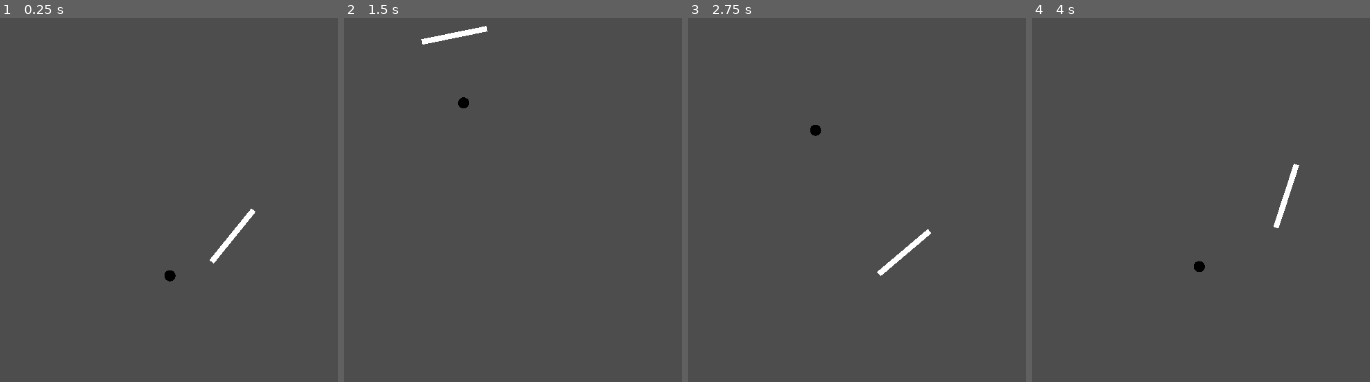
Above: before the commit, frames 1-4 (left to right).
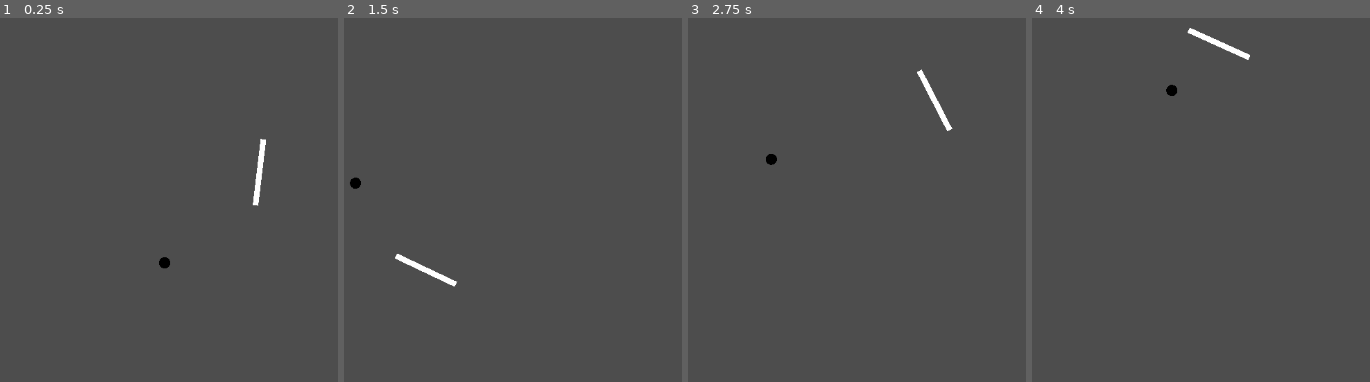
Above: after the commit, the same moments.

Repository: Binh2/godot-ping-pong-alone
Game: Godot game, scene res://main.tscn
The game is run twice, just before and just after one commit, with the same random seed, the same clock (stepped at 60 frames per second) and the same inputs.
Inputs (mouse positions are in pixels of both pictures, inside the frame that each line leads up to):
- Up to frame 1 (0.25 s): no input
- Up to frame 2 (1.5 s): move the mouse to (654, 134) at 0.52 s; move the mouse to (outside the picture) at 1.27 s
- Up to frame 3 (2.75 s): move the mouse to (904, 58) at 2.02 s
- Up to frame 4 (4 s): move the mouse to (1126, 247) at 2.77 s; move the mouse to (outside the picture) at 3.52 s

The runs differ from the first frame. In frame 1, 0.8% of the frame differs, in the area x 47-79%, y 33-73%; in frame 2, 0.8%; in frame 3, 0.8%; in frame 4, 0.8%.

Commit message:
Make auto play more interesting and remove minor bugs/warnings

Diff:
--- a/auto_play.gd
+++ b/auto_play.gd
@@ -4,6 +4,6 @@
 @export var is_auto_play: bool = true
 var auto_play_angle: float = 0:
 	set(value):
-		#auto_play_angle = value + randf_range(-0.26625, 0.26625) # arctan(6/22)
+		auto_play_angle = value + randf_range(-0.26625, 0.26625) # arctan(6/22)
 		#auto_play_angle = value + 0.2662
-		auto_play_angle = value
+		#auto_play_angle = value
--- a/ball.gd
+++ b/ball.gd
@@ -4,14 +4,15 @@
 var direction: Vector2
 
 @export var speed = 100
-var circle_radius = 8
+var ball_radius = 8
 var circle_color = Color.BLACK
 var is_recently_touch = false
-var timeout_time = 0.1
+var timeout_time = 0.05
+var prev_ball_position
 
 
 func _draw() -> void:
-	draw_circle(Vector2.ZERO, circle_radius, circle_color)
+	draw_circle(Vector2.ZERO, ball_radius, circle_color)
 
 
 func _ready() -> void:
@@ -29,13 +30,23 @@
 	return Vector2(cos(angle), sin(angle))
 
 
+func predict_next_ball_position() -> Vector2:
+	var direction_with_magnitude = direction.dot(center - prev_ball_position) * direction * 2 # vector point from prev_ball_position to next_ball_position
+	return prev_ball_position + direction_with_magnitude
+
 func _on_area_2d_body_entered(body: Node2D) -> void:
 	if body.is_in_group("Player"):
 		if !is_recently_touch:
 			var normal_vector = get_unit_vector(PlayerVariables.angle)
 			direction = direction - 2 * direction.dot(normal_vector) * normal_vector
-			print("Collide")
-			AutoPlay.auto_play_angle = direction.angle()
+			print("Collided")
+
+			prev_ball_position = position
+			var next_ball_position = predict_next_ball_position()
+			var v = next_ball_position - center
+			AutoPlay.auto_play_angle = v.angle()
+			print(v)
+
 			is_recently_touch = true
 			$Timer.start(timeout_time)
 
--- a/ball.tscn
+++ b/ball.tscn
@@ -8,7 +8,7 @@
 
 [node name="Ball" type="Node2D"]
 script = ExtResource("1_x8fbi")
-speed = 820
+speed = 860
 
 [node name="Area2D" type="Area2D" parent="."]
 collision_layer = 2
@@ -17,7 +17,7 @@
 [node name="CollisionShape2D" type="CollisionShape2D" parent="Area2D"]
 shape = SubResource("CapsuleShape2D_41u45")
 
-[node name="Timer" type="Timer" parent="."]
+[node name="Timer" type="Timer" parent="." groups=["Ball"]]
 
 [connection signal="area_entered" from="Area2D" to="." method="_on_area_2d_area_entered"]
 [connection signal="body_entered" from="Area2D" to="." method="_on_area_2d_body_entered"]
--- /dev/null
+++ b/icon.svg
@@ -0,0 +1 @@
+<svg xmlns="http://www.w3.org/2000/svg" width="128" height="128"><rect width="124" height="124" x="2" y="2" fill="#363d52" stroke="#212532" stroke-width="4" rx="14"/><g fill="#fff" transform="translate(12.322 12.322)scale(.101)"><path d="M105 673v33q407 354 814 0v-33z"/><path fill="#478cbf" d="m105 673 152 14q12 1 15 14l4 67 132 10 8-61q2-11 15-15h162q13 4 15 15l8 61 132-10 4-67q3-13 15-14l152-14V427q30-39 56-81-35-59-83-108-43 20-82 47-40-37-88-64 7-51 8-102-59-28-123-42-26 43-46 89-49-7-98 0-20-46-46-89-64 14-123 42 1 51 8 102-48 27-88 64-39-27-82-47-48 49-83 108 26 42 56 81zm0 33v39c0 276 813 276 814 0v-39l-134 12-5 69q-2 10-14 13l-162 11q-12 0-16-11l-10-65H446l-10 65q-4 11-16 11l-162-11q-12-3-14-13l-5-69z"/><path d="M483 600c0 34 58 34 58 0v-86c0-34-58-34-58 0z"/><circle cx="725" cy="526" r="90"/><circle cx="299" cy="526" r="90"/></g><g fill="#414042" transform="translate(12.322 12.322)scale(.101)"><circle cx="307" cy="532" r="60"/><circle cx="717" cy="532" r="60"/></g></svg>
--- /dev/null
+++ b/main.gd
@@ -0,0 +1,10 @@
+extends Node2D
+
+
+func _on_area_2d_area_entered(_area: Area2D) -> void:
+	gameover()
+
+
+func gameover():
+	print("gameover")
+	get_tree().call_deferred("reload_current_scene")
--- a/main.tscn
+++ b/main.tscn
@@ -1,12 +1,24 @@
-[gd_scene load_steps=3 format=3 uid="uid://d2hoo0jm436jn"]
+[gd_scene load_steps=4 format=3 uid="uid://d2hoo0jm436jn"]
 
 [ext_resource type="PackedScene" uid="uid://f3xe45webx0u" path="res://ball.tscn" id="1_0xm2m"]
+[ext_resource type="Script" uid="uid://61gefpnpfwhw" path="res://main.gd" id="1_h2yge"]
 [ext_resource type="PackedScene" uid="uid://cadniddoecnxy" path="res://player.tscn" id="1_ig7tw"]
 
 [node name="Main" type="Node2D"]
+script = ExtResource("1_h2yge")
 
 [node name="Ball" parent="." instance=ExtResource("1_0xm2m")]
 position = Vector2(576, 320)
 
 [node name="Player" parent="." instance=ExtResource("1_ig7tw")]
 position = Vector2(576, 320)
+
+[node name="Area2D" type="Area2D" parent="."]
+collision_layer = 4
+collision_mask = 2
+
+[node name="CollisionPolygon2D" type="CollisionPolygon2D" parent="Area2D"]
+polygon = PackedVector2Array(0, 0, 0, -128, -128, -128, -128, 768, 1280, 768, 1280, -128, 0, -128, 0, 0, 1152, 0, 1152, 648, 0, 648)
+
+[connection signal="area_entered" from="Area2D" to="." method="_on_area_2d_area_entered"]
+[connection signal="body_entered" from="Area2D" to="." method="_on_area_2d_body_entered"]
--- a/player.tscn
+++ b/player.tscn
@@ -5,7 +5,7 @@
 [sub_resource type="CanvasTexture" id="CanvasTexture_4flbx"]
 
 [sub_resource type="RectangleShape2D" id="RectangleShape2D_sh265"]
-size = Vector2(5.70113, 66.5664)
+size = Vector2(17.1034, 77.6608)
 
 [node name="Player" type="Node2D"]
 script = ExtResource("1_4flbx")
@@ -19,6 +19,6 @@
 collision_mask = 2
 
 [node name="CollisionShape2D" type="CollisionShape2D" parent="CharacterBody2D"]
-position = Vector2(180, 2.14577e-06)
+position = Vector2(188, 2.14577e-06)
 scale = Vector2(1.40323, 1.44217)
 shape = SubResource("RectangleShape2D_sh265")
Not shown, added: icon.svg.import
Not shown, added: main.gd.uid
